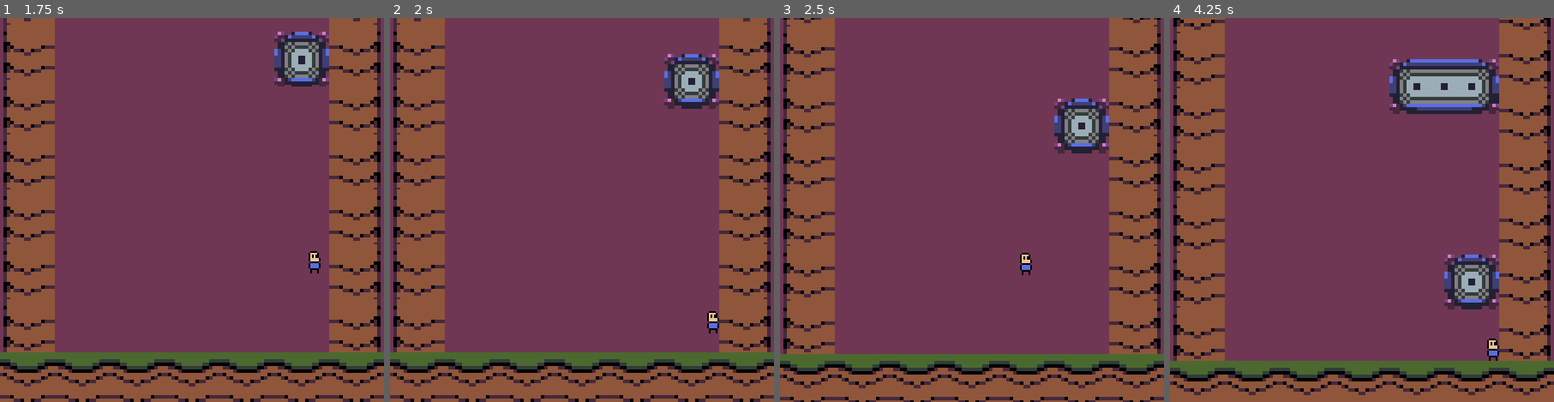
Above: before the commit, frames 1-4 (left to right).
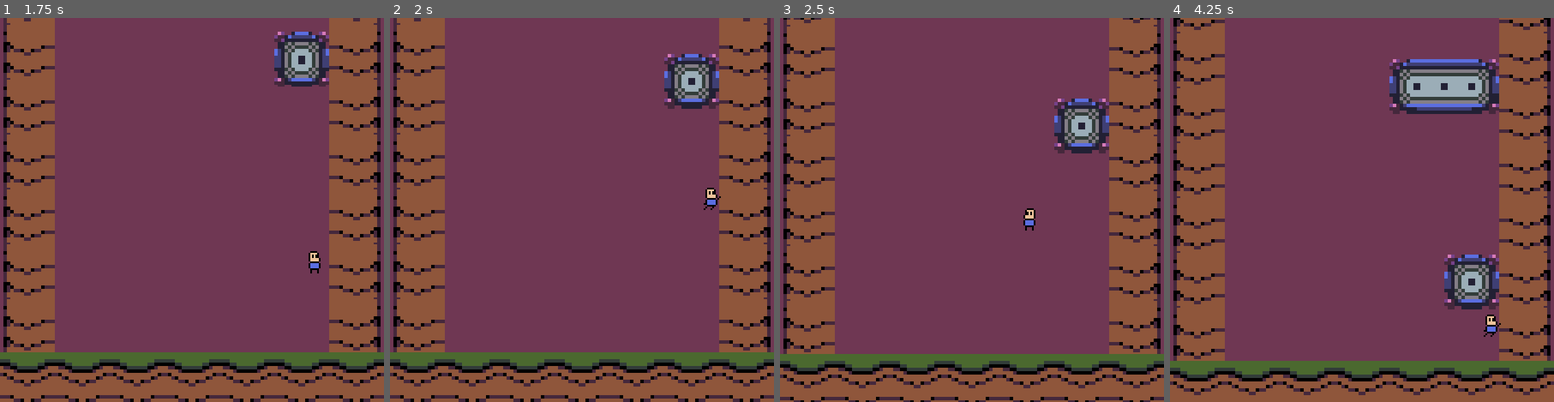
Above: after the commit, the same moments.

Repository: alfredmakes/LD54-Limited-Space
Game: Godot game, scene res://scenes/main.tscn
Same seed, same stepped clock (60 frames per second), same inputs: the game is played once before the commit and once after it.
Inputs:
- Up to frame 1 (1.75 s): tap Enter (ui_accept) at 0.5, 0.6, 0.77, 1.07, 1.35, 1.52 s; hold Right (ui_right) from 0.53 s (still down)
- Up to frame 2 (2 s): keep holding Right (ui_right); tap Enter (ui_accept) at 1.82 s
- Up to frame 3 (2.5 s): release Right (ui_right) at 2.03 s; hold Left (ui_left) from 2.03 s (still down); tap Enter (ui_accept) at 2.1 s
- Up to frame 4 (4.25 s): release Left (ui_left) at 2.78 s; hold Right (ui_right) from 2.78 s (still down); tap Enter (ui_accept) at 2.85, 3.02, 3.32, 3.6, 3.77, 4.07 s

Frame 1 is identical in both runs. In frame 2, 0.3% of the frame differs, in the area x 81-87%, y 44-83%; in frame 3, 0.3%; in frame 4, 0.3%.

Commit message:
Absolute basic wall jump (busted)

Diff:
--- a/scenes/player/player.gd
+++ b/scenes/player/player.gd
@@ -9,8 +9,14 @@
 
 var wall_slide_direction = 0.0
 
+@onready var sprite: Sprite2D = $Sprite2D
+
 # Get the gravity from the project settings to be synced with RigidBody nodes.
 var gravity: int = ProjectSettings.get_setting("physics/2d/default_gravity")
+
+
+func _process(delta: float) -> void:
+	process_sprite_fx()
 
 
 func _physics_process(delta: float) -> void:
@@ -25,7 +31,8 @@
 		time_in_air = 0
 
 	# Handle Jump.
-	if Input.is_action_just_pressed("ui_accept") and time_in_air < COYOTE_TIME:
+	if Input.is_action_just_pressed("ui_accept") and (
+		time_in_air < COYOTE_TIME or abs(wall_slide_direction) > 0.5):
 		velocity.y = JUMP_VELOCITY
 		time_in_air = COYOTE_TIME
 
@@ -38,7 +45,10 @@
 		velocity.x = move_toward(velocity.x, 0, SPEED)
 
 	move_and_slide()
-#
+
+	if get_slide_collision_count() == 0:
+		wall_slide_direction = 0.0
+		return
 	for i in get_slide_collision_count():
 		var collision = get_slide_collision(i)
 		print("Collided with: ", collision.get_collider().name)
@@ -50,7 +60,15 @@
 		print(wall_slide_direction)
 
 
-
 func _unhandled_input(event: InputEvent) -> void:
 	if event.is_action_pressed("ui_cancel"):
 		get_tree().quit()
+
+
+func process_sprite_fx() -> void:
+	if abs(wall_slide_direction) < 0.5:
+		sprite.frame = 0
+		sprite.flip_h = velocity.x < 0
+	else:
+		sprite.frame = 2
+		sprite.flip_h = wall_slide_direction > 0
